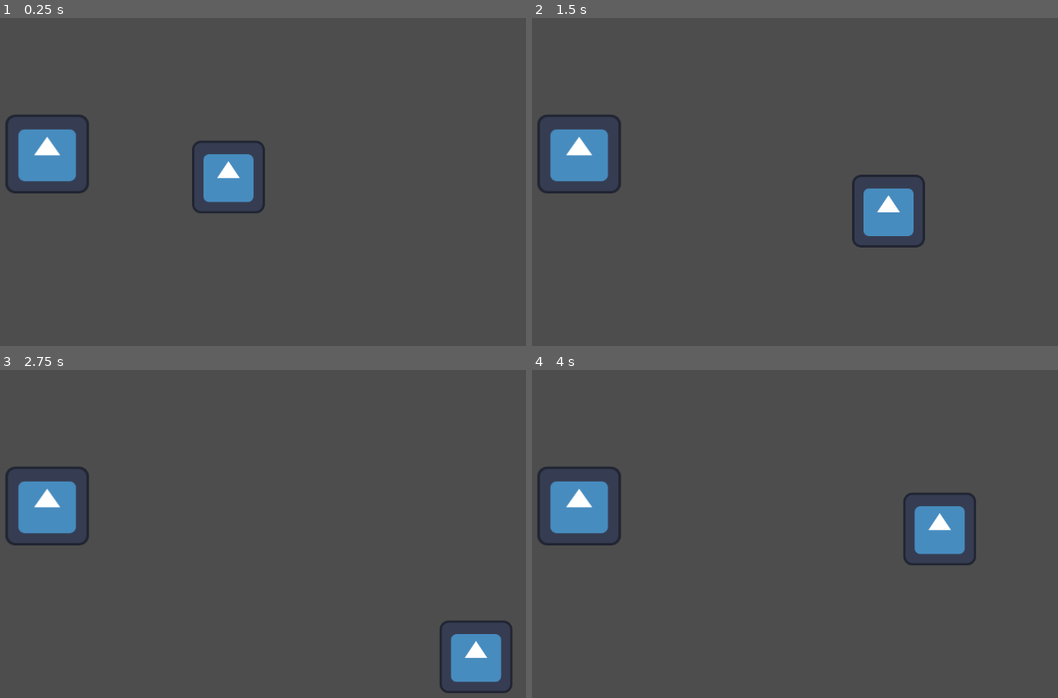
Above: before the commit, frames 1-4 (two rows, left to right).
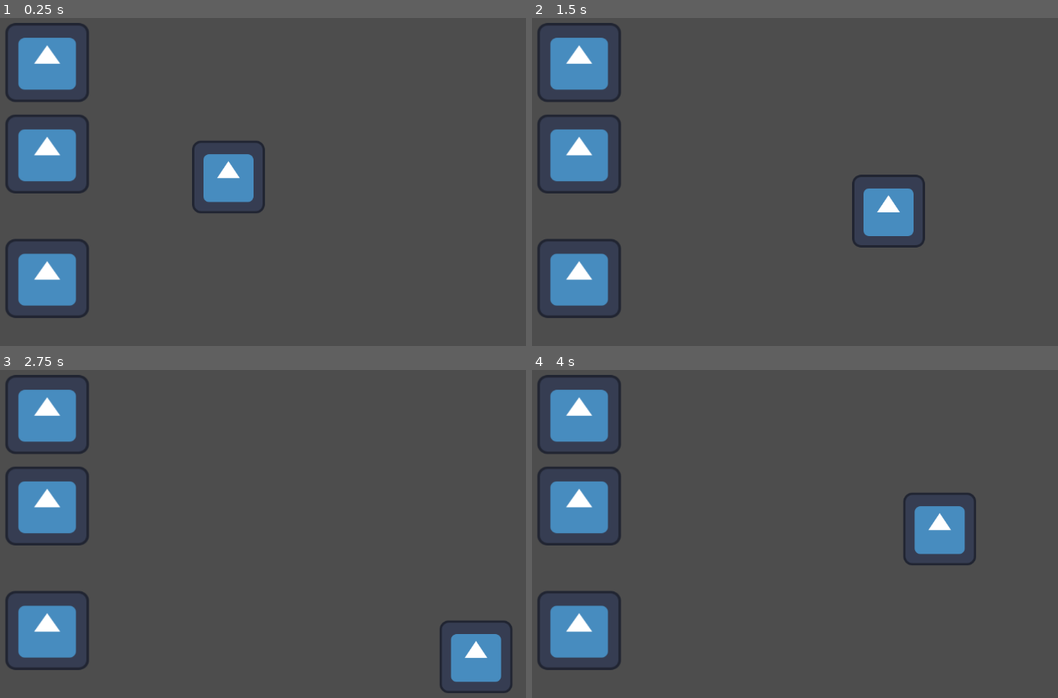
Above: after the commit, the same moments.

Repository: OsSatya4/data-driven-edu-rpg
Game: Godot game, scene res://Scenes/mainScene.tscn
The game is run twice, just before and just after one commit, with the same random seed, the same clock (stepped at 60 frames per second) and the same inputs. The engine's default icon, where the game draws it, is replaced by a stand-in: a white triangle on a blue panel in a dark square.
Inputs:
- Up to frame 1 (0.25 s): no input
- Up to frame 2 (1.5 s): tap Enter at 0.5 s; hold Right (ui_right) 0.53-1.28 s; hold Down (ui_down) from 1.28 s (still down)
- Up to frame 3 (2.75 s): release Down (ui_down) at 2.03 s; hold Right (ui_right) from 2.03 s (still down)
- Up to frame 4 (4 s): release Right (ui_right) at 2.78 s; hold Up (ui_up) 2.78-3.53 s; hold Left (ui_left) from 3.53 s (still down)

The runs differ from the first frame. In frame 1, 4.5% of the frame differs, in the area x 1-17%, y 1-92%; in frame 2, 4.5%; in frame 3, 4.5%; in frame 4, 4.5%.

Commit message:
feat(quiz): implement responsive question UI and multi-chest interaction

Diff:
--- a/Data/questions.json
+++ b/Data/questions.json
@@ -5,6 +5,24 @@
 			"text": "Mennyi 2+2?",
 			"options":["3", "4", "5", "22"],
 			"correct_answer_index":1
+		},
+		{
+			"id":2,
+			"text": "Mennyi 3x5?",
+			"options":["35", "40", "15", "220"],
+			"correct_answer_index":2
+		},
+		{
+			"id":3,
+			"text": "Hogy mondod angolul azt, hogy alma?",
+			"options":["apple", "blue", "peach", "pen"],
+			"correct_answer_index":0
+		},
+		{
+			"id":4,
+			"text": "Mire emlékezünk meg október 23-án?",
+			"options":["I. Szent István király koronázására", "Mohácsi vész", "Nándorfehérvári diadal", "1965-ös forradalom és szabadság harcra"],
+			"correct_answer_index":3
 		}
 	]
 }
--- a/Scenes/chest.tscn
+++ b/Scenes/chest.tscn
@@ -1,10 +1,13 @@
-[gd_scene load_steps=4 format=3 uid="uid://baycyqokwt73m"]
+[gd_scene load_steps=5 format=3 uid="uid://baycyqokwt73m"]
 
 [ext_resource type="Script" uid="uid://c6gf84oov3ik2" path="res://Scripts/chest.gd" id="1_cjfl1"]
 [ext_resource type="Texture2D" uid="uid://ca6g71skskwej" path="res://icon.svg" id="1_lyb87"]
 
 [sub_resource type="RectangleShape2D" id="RectangleShape2D_hewda"]
 size = Vector2(147, 139)
+
+[sub_resource type="RectangleShape2D" id="RectangleShape2D_cjfl1"]
+size = Vector2(146, 140)
 
 [node name="Chest" type="Area2D"]
 script = ExtResource("1_cjfl1")
@@ -18,4 +21,10 @@
 position = Vector2(228.5, 249.5)
 shape = SubResource("RectangleShape2D_hewda")
 
+[node name="StaticBody2D" type="StaticBody2D" parent="."]
+
+[node name="CollisionShape2D" type="CollisionShape2D" parent="StaticBody2D"]
+position = Vector2(228, 250)
+shape = SubResource("RectangleShape2D_cjfl1")
+
 [connection signal="body_entered" from="." to="." method="_on_body_entered"]
--- a/Scenes/mainScene.tscn
+++ b/Scenes/mainScene.tscn
@@ -1,7 +1,9 @@
-[gd_scene load_steps=3 format=3 uid="uid://be5773mtg8a28"]
+[gd_scene load_steps=5 format=3 uid="uid://be5773mtg8a28"]
 
 [ext_resource type="PackedScene" uid="uid://reb7s4xp0idd" path="res://Scenes/player.tscn" id="2_ly6xb"]
 [ext_resource type="PackedScene" uid="uid://baycyqokwt73m" path="res://Scenes/chest.tscn" id="3_hewda"]
+[ext_resource type="PackedScene" uid="uid://437uj0qsctvp" path="res://Scenes/question_ui.tscn" id="3_m8nr8"]
+[ext_resource type="Script" uid="uid://d4mtth0iyw21i" path="res://Scripts/question_ui.gd" id="4_m8nr8"]
 
 [node name="Main" type="Node2D"]
 
@@ -10,3 +12,16 @@
 [node name="Player" parent="Node2D" instance=ExtResource("2_ly6xb")]
 
 [node name="Chest" parent="Node2D" instance=ExtResource("3_hewda")]
+
+[node name="Chest2" parent="Node2D" instance=ExtResource("3_hewda")]
+position = Vector2(0, 219)
+
+[node name="Chest3" parent="Node2D" instance=ExtResource("3_hewda")]
+position = Vector2(0, -161)
+
+[node name="QuestionUI" parent="Node2D" instance=ExtResource("3_m8nr8")]
+offset_left = 17.0
+offset_top = 120.0
+offset_right = 57.0
+offset_bottom = 160.0
+script = ExtResource("4_m8nr8")
--- /dev/null
+++ b/Scenes/question_ui.tscn
@@ -0,0 +1,53 @@
+[gd_scene format=3 uid="uid://437uj0qsctvp"]
+
+[node name="QuestionUI" type="Control"]
+layout_mode = 3
+anchors_preset = 0
+offset_right = 40.0
+offset_bottom = 40.0
+
+[node name="Panel" type="PanelContainer" parent="."]
+layout_mode = 0
+offset_left = 322.0
+offset_top = 146.0
+offset_right = 715.0
+offset_bottom = 475.0
+
+[node name="VBoxContainer" type="VBoxContainer" parent="Panel"]
+layout_mode = 2
+alignment = 1
+
+[node name="Label" type="Label" parent="Panel/VBoxContainer"]
+layout_mode = 2
+text = "Kérdés helye"
+horizontal_alignment = 1
+
+[node name="GridContainer" type="GridContainer" parent="Panel/VBoxContainer"]
+layout_mode = 2
+theme_override_constants/h_separation = 20
+theme_override_constants/v_separation = 20
+columns = 2
+
+[node name="Button" type="Button" parent="Panel/VBoxContainer/GridContainer"]
+layout_mode = 2
+size_flags_horizontal = 3
+size_flags_vertical = 3
+text = "A"
+
+[node name="Button2" type="Button" parent="Panel/VBoxContainer/GridContainer"]
+layout_mode = 2
+size_flags_horizontal = 3
+size_flags_vertical = 3
+text = "B"
+
+[node name="Button3" type="Button" parent="Panel/VBoxContainer/GridContainer"]
+layout_mode = 2
+size_flags_horizontal = 3
+size_flags_vertical = 3
+text = "C"
+
+[node name="Button4" type="Button" parent="Panel/VBoxContainer/GridContainer"]
+layout_mode = 2
+size_flags_horizontal = 3
+size_flags_vertical = 3
+text = "D"
--- a/Scripts/chest.gd
+++ b/Scripts/chest.gd
@@ -1,25 +1,30 @@
 extends Area2D
 
+@onready var question_ui=$"../QuestionUI"
+
 func _on_body_entered(body: Node2D) -> void:
+	print("Valami hozzáért a ládához", body.name)
 	if body.name == "Player":
-			print("---LÁDA NYITVA---")
-			load_and_ask_question() # Replace with function body.
+		print("---LÁDA NYITVA---")
+		load_and_ask_question()
+
 
 func load_and_ask_question():
 	var file_path = "res://Data/questions.json"
 	if FileAccess.file_exists(file_path):
 		var file=FileAccess.open(file_path, FileAccess.READ)
 		var content = file.get_as_text()
-		file.close
+		file.close()
 
 		var json=JSON.new()
 		if json.parse(content)==OK:
 			var data = json.get_data()
-			var first_question=data["questions"][0]
+			var random_question=data["questions"].pick_random()
 
-			print("Kérdés: ", first_question["text"])
-			print("Válaszok: ", first_question["options"])
-			print("---------------")
+			#print("Kérdés: ", first_question["text"])
+			#print("Válaszok: ", first_question["options"])
+			#print("---------------")
+			question_ui.show_question(random_question["text"], random_question["options"], random_question["correct_answer_index"])
 
 		else:
 			print("HIBA a JSON feldolgozásakor!")
--- /dev/null
+++ b/Scripts/question_ui.gd
@@ -0,0 +1,36 @@
+extends Control
+
+@onready var question_label = $Panel/VBoxContainer/Label
+@onready var button_1 = $Panel/VBoxContainer/GridContainer/Button
+@onready var button_2 = $Panel/VBoxContainer/GridContainer/Button2
+@onready var button_3 = $Panel/VBoxContainer/GridContainer/Button3
+@onready var button_4 = $Panel/VBoxContainer/GridContainer/Button4
+
+var current_correct_index=-1
+
+func _ready():
+	hide()
+
+	button_1.pressed.connect(check_answer.bind(0))
+	button_2.pressed.connect(check_answer.bind(1))
+	button_3.pressed.connect(check_answer.bind(2))
+	button_4.pressed.connect(check_answer.bind(3))
+
+func show_question(questions: String, answers:Array, correct_index:int):
+	question_label.text=questions
+
+	button_1.text=answers[0]
+	button_2.text=answers[1]
+	button_3.text=answers[2]
+	button_4.text=answers[3]
+
+	current_correct_index=correct_index
+
+	show()
+
+func check_answer(selected_index:int):
+	if selected_index==current_correct_index:
+		print("HELYES VÁLASZ!")
+	else:
+		print("ROSSZ VÁLASZ!")
+	hide()
Not shown, added: Scripts/question_ui.gd.uid
